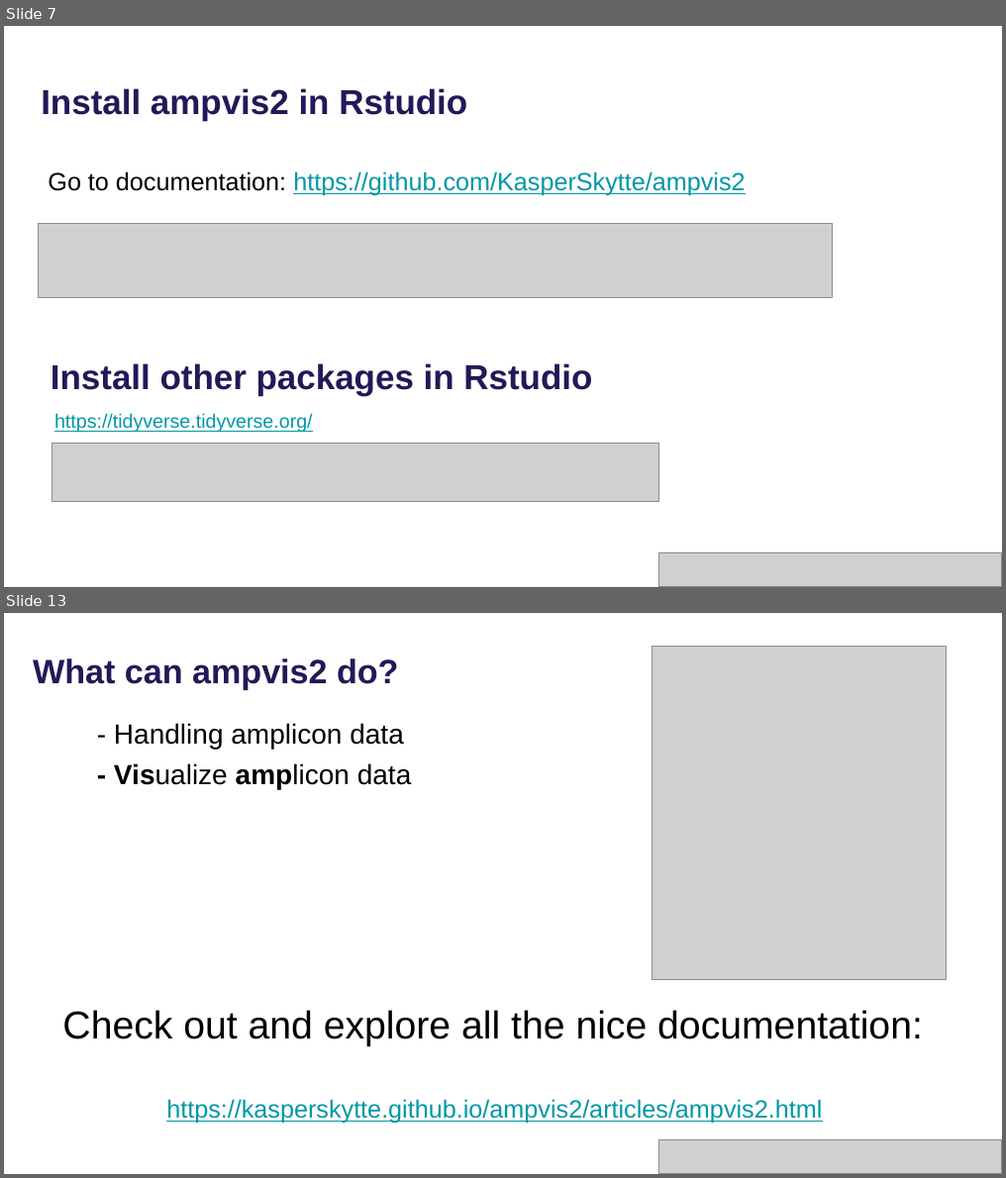
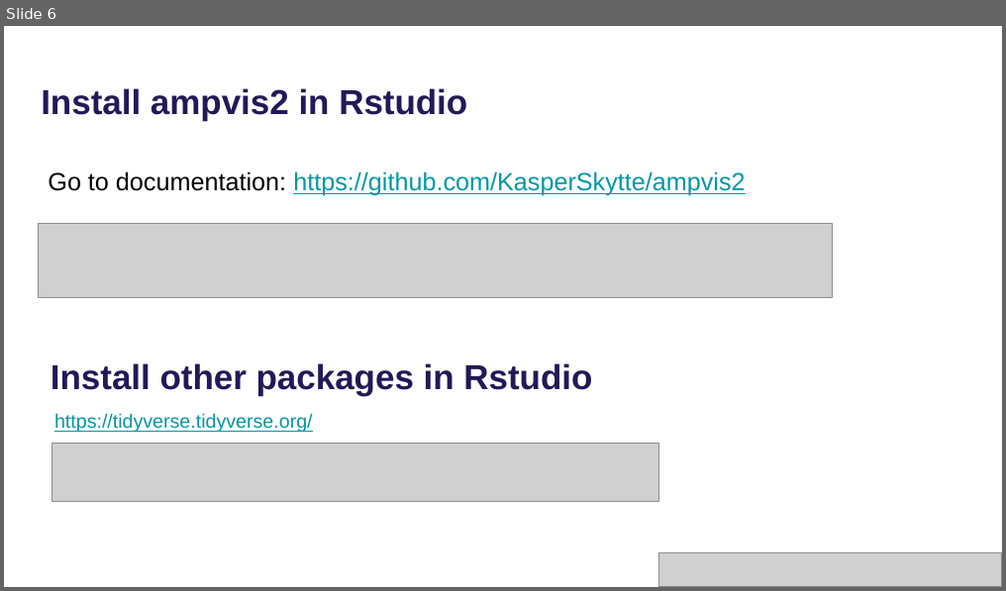
Before and after one commit to mpeces/MiDAS_course_2025, a slide deck: presentations/Hands-on_Setup.pptx. Shown one above the other, each under a label of ours: slides 7 and 13 before the commit, slide 6 after it; the slides between them are not shown. The pictures are 1006x1178 and 1006x591 pixels, drawn with LibreOffice and Linux fonts; fonts in the diff are those of the drawing; grey boxes stand for pictures. Boxes give left, top, right and bottom in pixels: in the first picture for what was removed or moved away, otherwise in the second. Text is boxed around its words. In the diff, an @@ line names an element or a change of style, - is before the commit and + after.

```diff
--- a/presentations/Hands-on_Setup.pptx
+++ b/presentations/Hands-on_Setup.pptx
@@ slide 13 removed at [4,613,1002,1174], background #FFFFFF @@
@@ text removed at [33,659,399,689] @@
-What can ampvis2 do?
@@ picture removed at [651,646,946,979] @@
@@ text removed at [114,723,412,789] @@
-    - Handling amplicon data
-    - Visualize amplicon data
@@ subtitle removed at [62,1010,923,1124] @@
-Check out and explore all the nice documentation:
-https://kasperskytte.github.io/ampvis2/articles/ampvis2.html
@@ picture removed at [658,1140,1002,1173] @@
@@ what was slide 7 is now slide 6 @@
```
Also in this commit, not shown: 7 slides changed, 1 slide added, 6 other slides removed, 1 other file.
